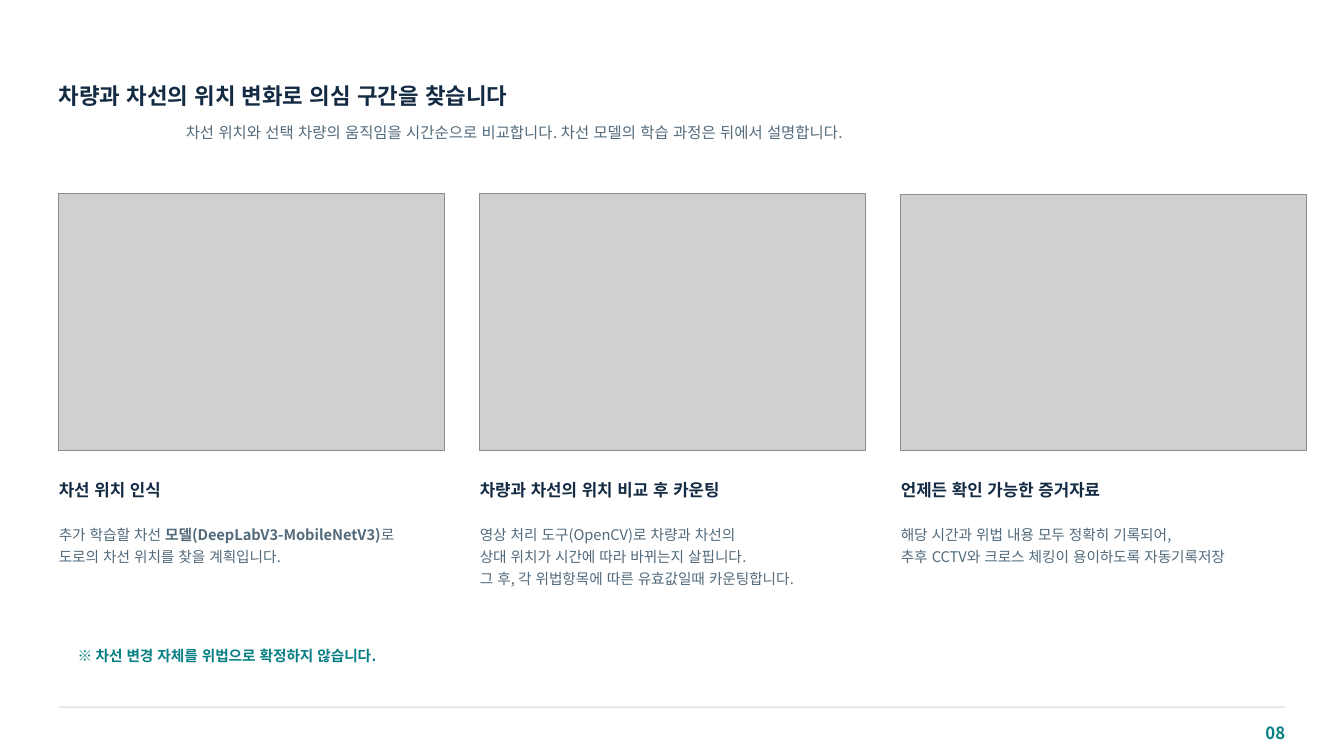
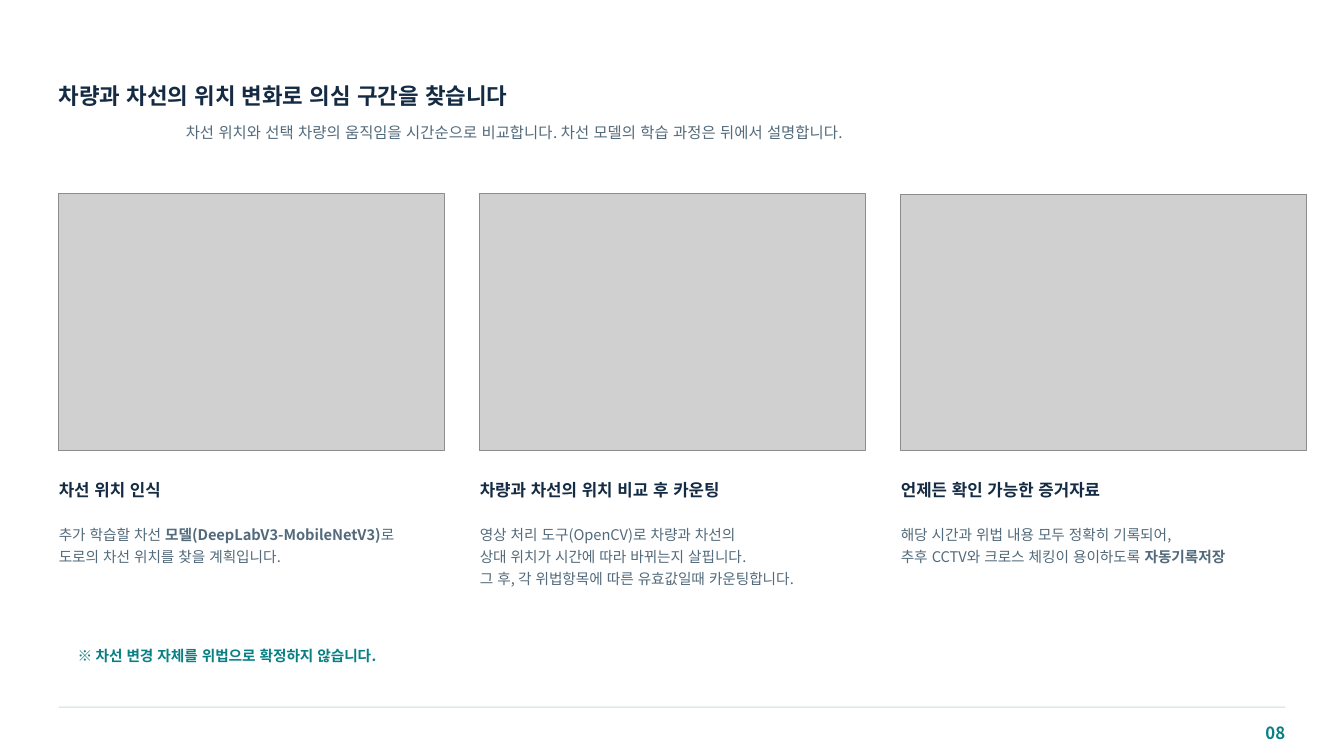
Before and after one commit to Jack-the-Ace/remind, a slide deck: slide 8 of 음주운전방지/RedBox_2.5.pptx. Drawn at 1344x756 pixels with LibreOffice and Linux fonts; fonts in the diff are those of the drawing; grey boxes stand for pictures. Boxes give left, top, right and bottom in pixels: in the first picture for what was removed or moved away, otherwise in the second. Text is boxed around its words. In the diff, an @@ line names an element or a change of style, - is before the commit and + after.

```diff
--- a/음주운전방지/RedBox_2.5.pptx
+++ b/음주운전방지/RedBox_2.5.pptx
@@ text at box(901, 549, 1226, 564): bold on in "자동기록저장" @@
```
Also in this commit, not shown: 1 other slide changed, 11 other files.
